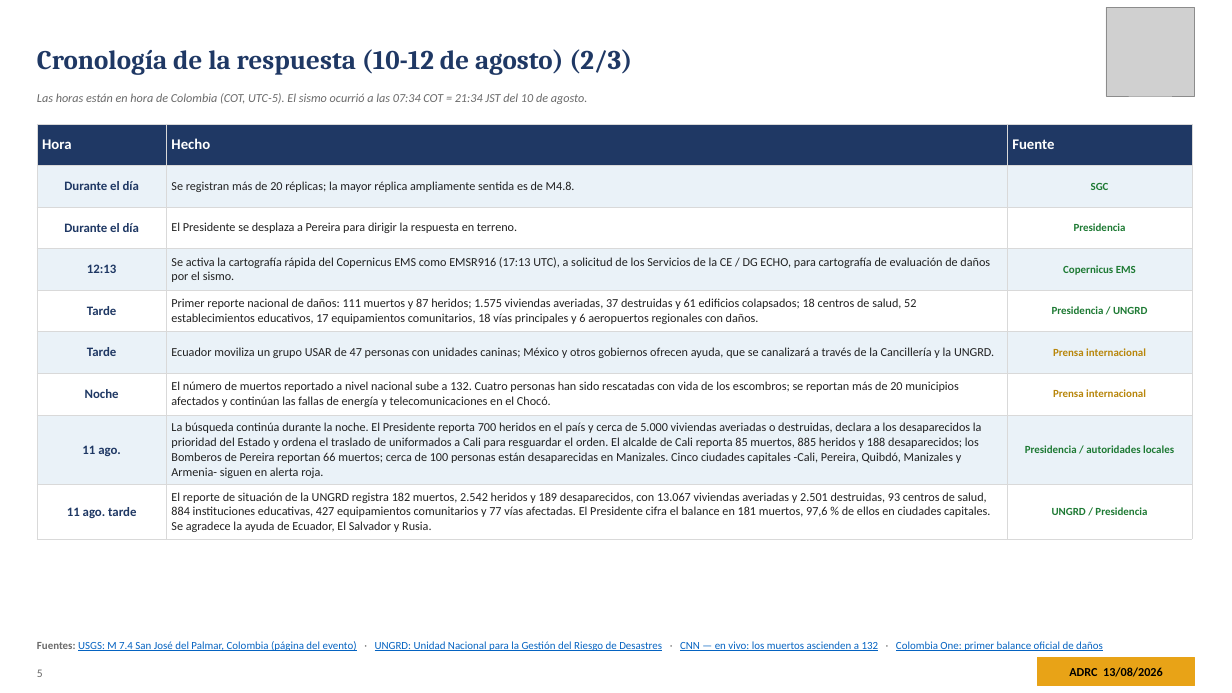
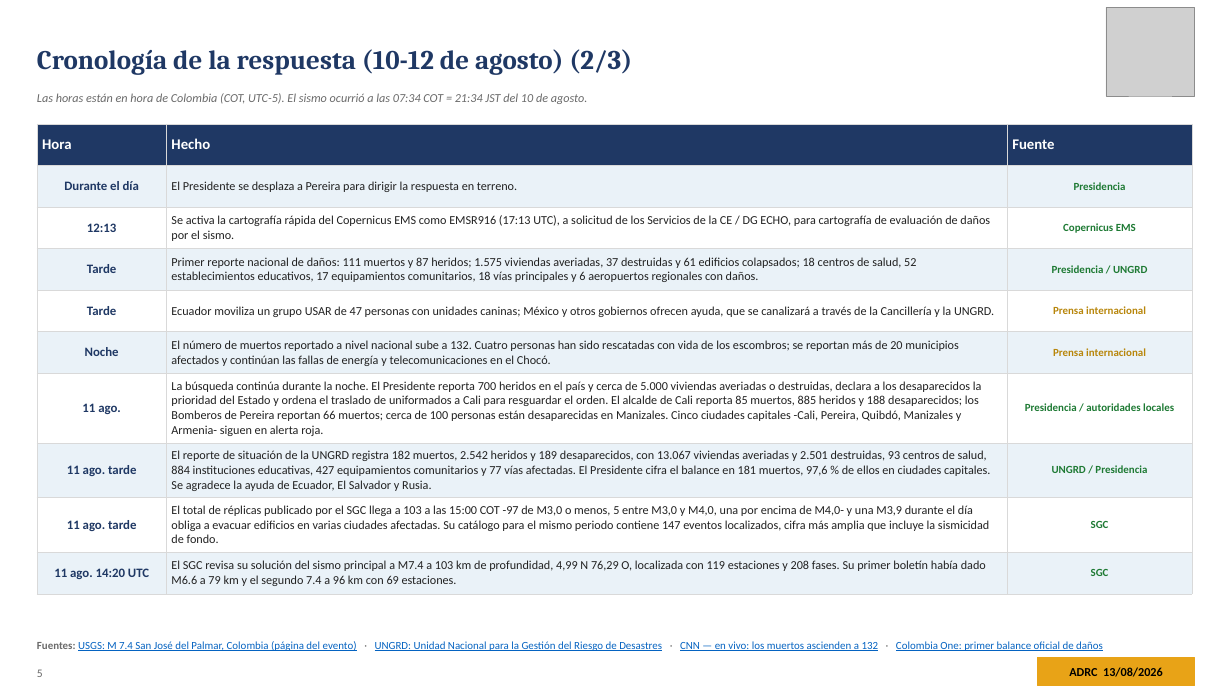
Before and after one commit to kochobi-max/whatsmap, a slide deck: slide 5 of reports/colombia_eq_20260810/output/ADRC_EQ_COL_Choco_20260810_ES.pptx. Drawn at 1232x693 pixels with LibreOffice and Linux fonts; fonts in the diff are those of the drawing; grey boxes stand for pictures. Boxes give left, top, right and bottom in pixels: in the first picture for what was removed or moved away, otherwise in the second. Text is boxed around its words. In the diff, an @@ line names an element or a change of style, - is before the commit and + after.

```diff
--- a/reports/colombia_eq_20260810/output/ADRC_EQ_COL_Choco_20260810_ES.pptx
+++ b/reports/colombia_eq_20260810/output/ADRC_EQ_COL_Choco_20260810_ES.pptx
@@ table at bbox=[37, 124, 1192, 590] @@
-row 2: Durante el día | Se registran más de 20 réplicas; la mayor réplica ampliamente sentida es de M4.8. | SGC
+row 9: 11 ago. tarde | El total de réplicas publicado por el SGC llega a 103 a las 15:00 COT -97 de M3,0 o menos, 5 entre M3,0 y M4,0, una por encima de M4,0- y una M3,9 durante el día obliga a evacuar edificios en varias ciudades afectadas. Su catálogo para el mismo periodo contiene 147 eventos localizados, cifra más amplia que incluye la sismicidad de fondo. | SGC
+row 10: 11 ago. 14:20 UTC | El SGC revisa su solución del sismo principal a M7.4 a 103 km de profundidad, 4,99 N 76,29 O, localizada con 119 estaciones y 208 fases. Su primer boletín había dado M6.6 a 79 km y el segundo 7.4 a 96 km con 69 estaciones. | SGC
```
Also in this commit, not shown: 5 other slides changed, 7 other files.
